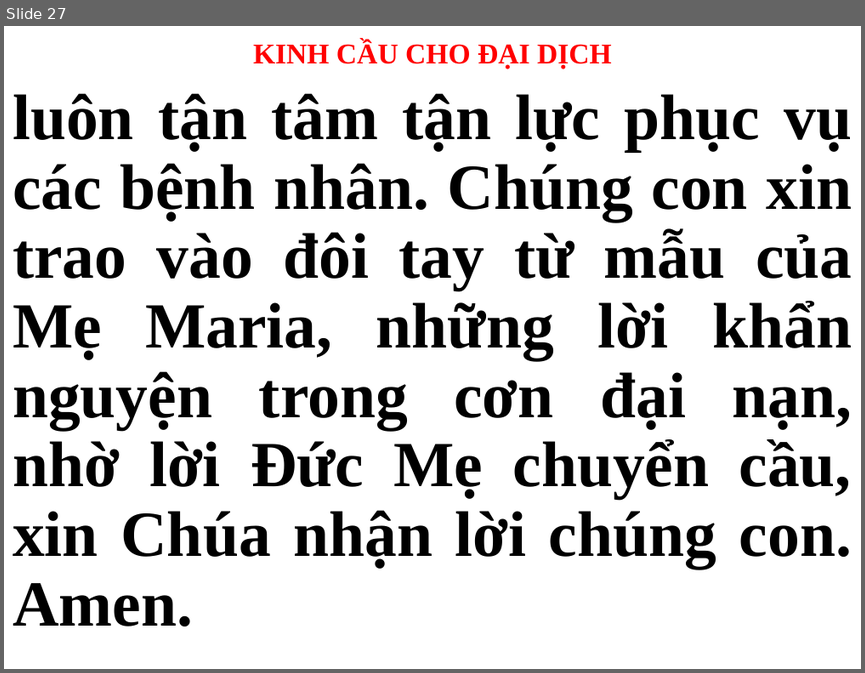
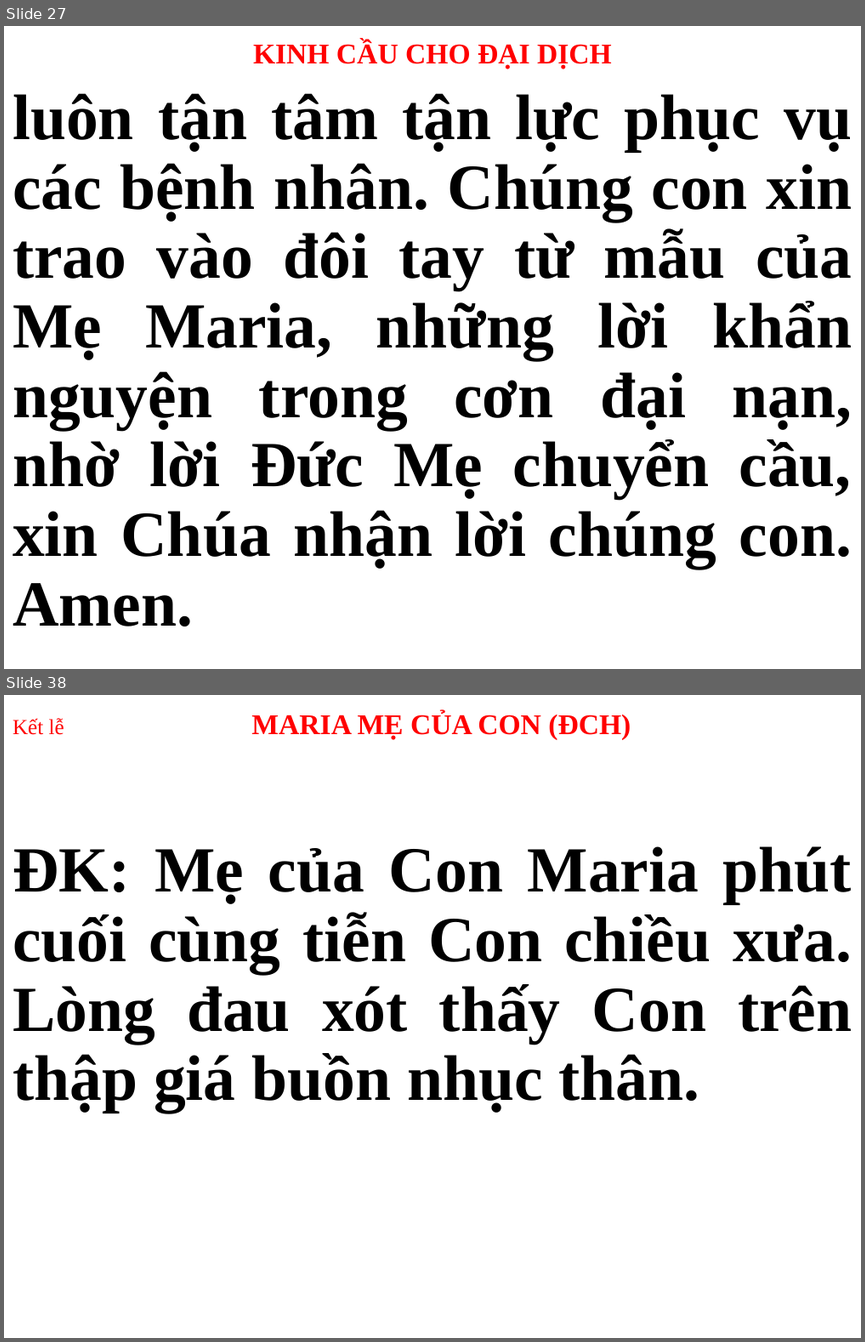
Before and after one commit to webfullstack99/usb-songs, a slide deck: CN.pptx. Shown one above the other, each under a label of ours: slide 27 before the commit, slides 27 and 38 after it; the slides between them are not shown. The pictures are 865x673 and 865x1342 pixels, drawn with LibreOffice and Linux fonts; fonts in the diff are those of the drawing. Boxes give left, top, right and bottom in pixels: in the first picture for what was removed or moved away, otherwise in the second. Text is boxed around its words. In the diff, an @@ line names an element or a change of style, - is before the commit and + after.

```diff
--- a/CN.pptx
+++ b/CN.pptx
@@ slide 38 added at bbox=[4, 695, 861, 1338], background #FFFFFF @@
@@ title added at bbox=[12, 711, 630, 739], 24 pt, text #FF0000, bold @@
+Kết lễ MARIA MẸ CỦA CON (ĐCH)
@@ subtitle added at bbox=[12, 846, 851, 1113], 54 pt, text #000000, bold @@
+ĐK: Mẹ của Con Maria phút cuối cùng tiễn Con chiều xưa. Lòng đau xót thấy Con trên thập giá buồn nhục thân.
```
Also in this commit, not shown: 2 slides changed, 43 other slides added, 31 slides removed.
